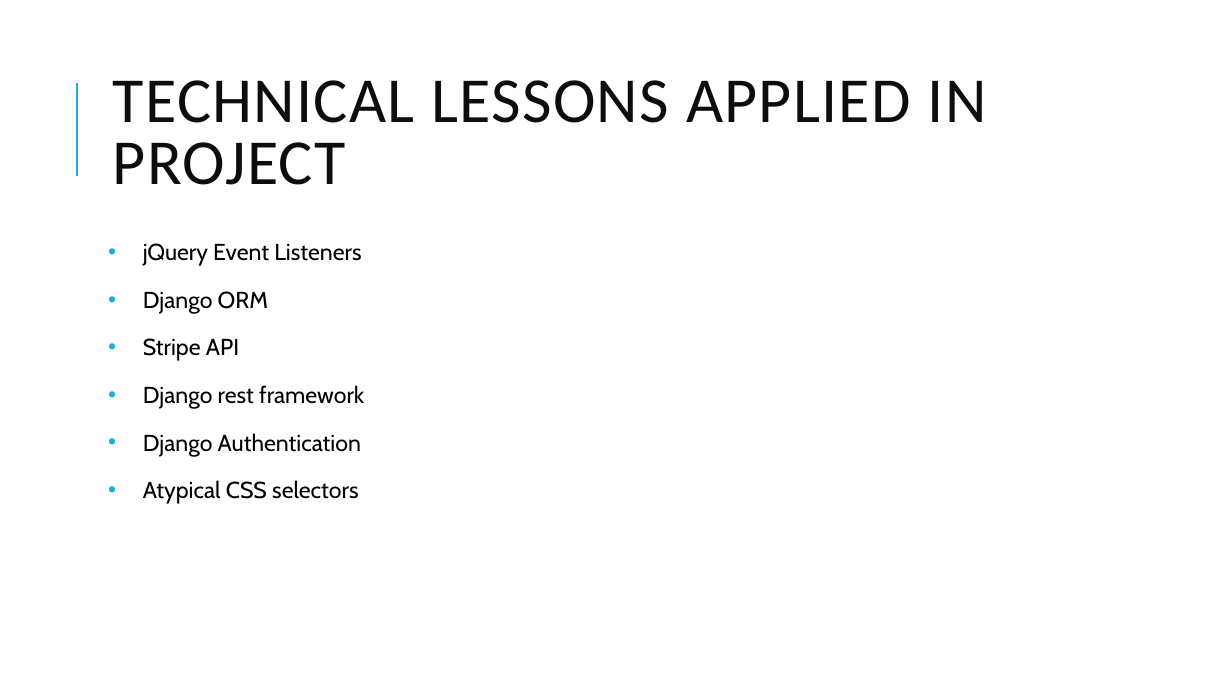
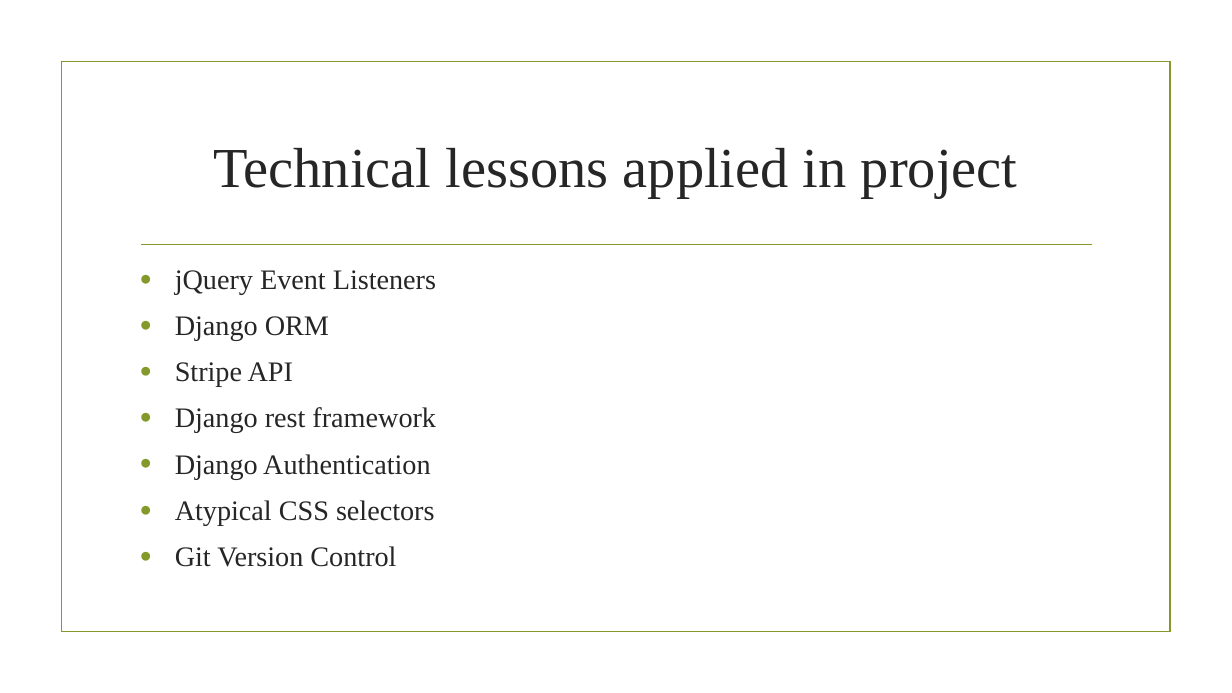
Before and after one commit to davidadey000/codeavenue, a slide deck: slide 7 of documentation/final_project_presentation.pptx (slide 6 before the commit). Drawn at 1232x693 pixels with LibreOffice and Linux fonts; fonts in the diff are those of the drawing; background and template pictures are left out. Boxes give left, top, right and bottom in pixels: in the first picture for what was removed or moved away, otherwise in the second. Text is boxed around its words. In the diff, an @@ line names an element or a change of style, - is before the commit and + after.

```diff
--- a/documentation/final_project_presentation.pptx
+++ b/documentation/final_project_presentation.pptx
@@ rectangle added at box(61, 62, 1170, 632), outline #83992A 1.25 pt @@
@@ line removed from (77, 176) to (77, 83) @@
@@ title at box(213, 148, 1018, 198): text changed; size 50 to 44 pt; font Calibri to Times New Roman; text colour #0D0D0D to #262626 @@
-TECHNICAL LESSONS APPLIED IN PROJECT
+Technical lessons applied in project
@@ text "jQuery Event Listeners": place and size @@
-text "jQuery Event Listeners" at box(143, 243, 364, 504)
+text "jQuery Event Listeners" at box(175, 270, 436, 567)
@@ line added from (141, 245) to (1092, 245), #83992A 1.25 pt @@
@@ text at box(175, 270, 436, 525): size 18 to 22 pt, font Cabin to Times New Roman, text colour #000000 to #262626 in "jQuery Event Listeners", "Django ORM", "Stripe API", "Django rest framework" and 2 more places; line spacing 1.07 to 0.97; less space between paragraphs; bullet colour #1CADE4 to #83992A @@
@@ text at box(175, 546, 396, 567): paragraph added @@
+• Git Version Control
```
Also in this commit, not shown: 9 other slides changed, 2 slides added, 1 slide removed, 3 other files.
